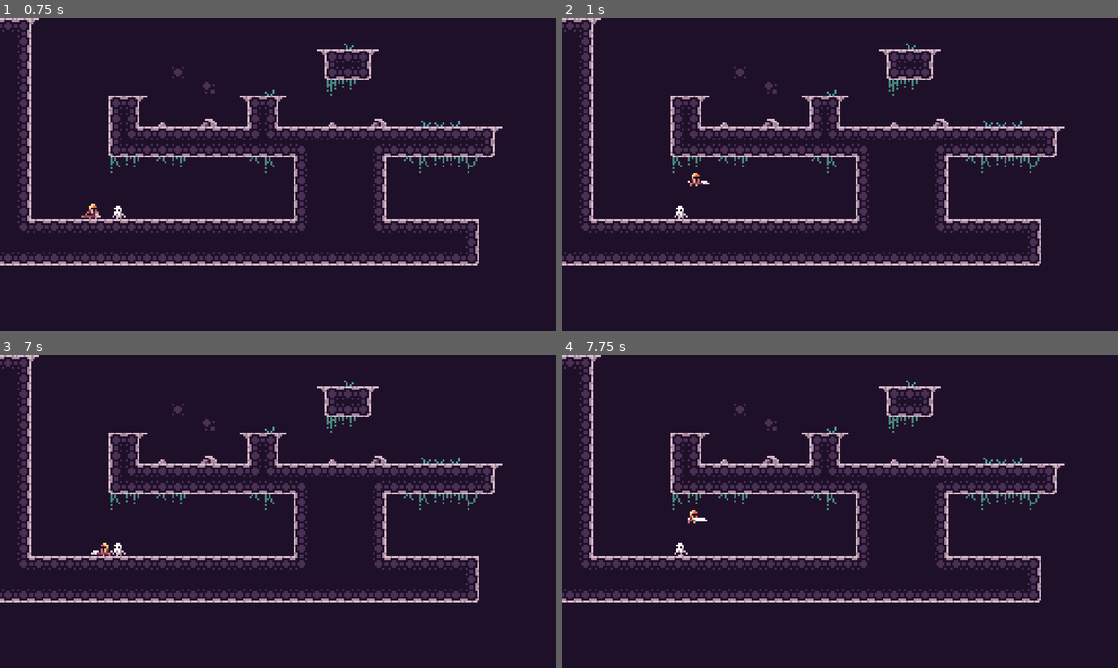
Above: before the commit, frames 1-4 (two rows, left to right).
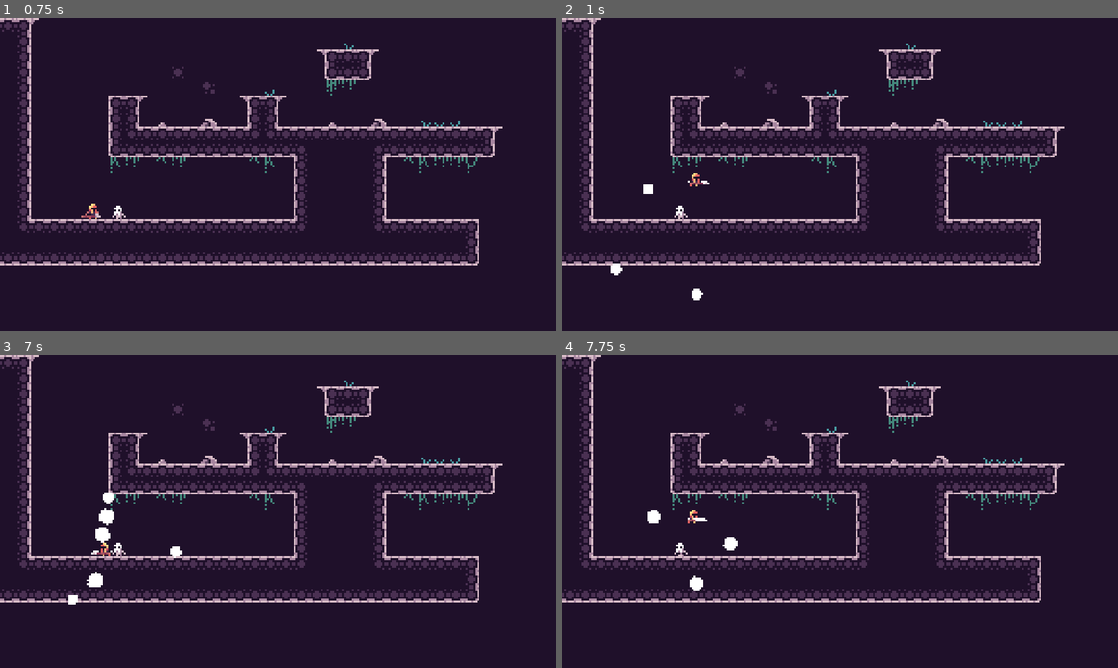
Above: after the commit, the same moments.

Repository: kjardine00/MetroidvaniaPuzzleGame
Game: Godot game, scene res://RoomBuilder/room_template.tscn
Same seed, same stepped clock (60 frames per second), same inputs: the game is played once before the commit and once after it. The project has no main scene, so this scene is started directly.
Inputs:
- Up to frame 1 (0.75 s): hold D (move_right) from 0.53 s (still down); hold J (attack) from 0.53 s (still down)
- Up to frame 2 (1 s): keep holding D (move_right); keep holding J (attack); tap K (jump) at 0.77 s
- Up to frame 3 (7 s): release J (attack) at 1.28 s; tap J (attack) every 1.5 s from 1.35 to 5.85 s; tap K (jump) at 1.52, 3.02, 3.77, 4.52, 6.02, 6.77 s; release D (move_right) at 2.03 s; hold A (move_left) 2.03-2.78 s; hold J (attack) 2.03-2.78 s; hold D (move_right) 2.78-4.28 s; hold J (attack) 3.53-4.28 s; hold A (move_left) 4.28-5.03 s; hold D (move_right) 5.03-5.78 s; hold J (attack) 5.03-5.78 s; hold A (move_left) from 5.78 s (still down); hold J (attack) from 6.53 s (still down)
- Up to frame 4 (7.75 s): release A (move_left) at 7.28 s; release J (attack) at 7.28 s; hold D (move_right) from 7.28 s (still down); tap J (attack) at 7.35 s; tap K (jump) at 7.52 s

Frame 1 is identical in both runs. In frame 2, 0.2% of the frame differs, in the area x 8-26%, y 53-91%; in frame 3, 0.5%, in the area x 12-33%, y 44-80%; in frame 4, 0.3%.

Commit message:
feat: particle system

Diff:
--- a/RoomBuilder/Enemies/skeleton.gd
+++ b/RoomBuilder/Enemies/skeleton.gd
@@ -1,4 +1,6 @@
 extends Node2D
+
+const PARTICLE_BURST_EFFECT: PackedScene = preload("res://splatter_particle_burst.tscn")
 
 @export var sprite: Sprite2D
 @export var hurtbox: Hurtbox
@@ -15,6 +17,9 @@
 func _ready() -> void:
 
 	hurtbox.hurt.connect(func(other_hitbox: Hitbox):
+		var spark_particle = PARTICLE_BURST_EFFECT.instantiate()
+		get_tree().current_scene.add_child(spark_particle)
+		spark_particle.global_position = sprite.global_position
 		stats.health -= other_hitbox.damage
 		fx_anim_player.play("hit_flash")
 		shaker.shake(2.0, 0.2)
--- a/RoomBuilder/Enemies/skeleton.tscn
+++ b/RoomBuilder/Enemies/skeleton.tscn
@@ -8,7 +8,7 @@
 
 [sub_resource type="Resource" id="Resource_odsce"]
 script = ExtResource("2_ggwlw")
-health = 5.0
+health = 50.0
 metadata/_custom_type_script = "uid://dtvpenjhn13ue"
 
 [sub_resource type="CapsuleShape2D" id="CapsuleShape2D_c8y8m"]
--- /dev/null
+++ b/splatter_particle_burst.tscn
@@ -0,0 +1,30 @@
+[gd_scene load_steps=6 format=3 uid="uid://cdcww254602ik"]
+
+[ext_resource type="Texture2D" uid="uid://cp6uyncct6ytx" path="res://Assets/Particles/CircleParticle-16.png" id="1_bd6vl"]
+[ext_resource type="Script" uid="uid://mycq10rxc3dq" path="res://particle_burst.gd" id="2_671xx"]
+
+[sub_resource type="Curve" id="Curve_6r0tt"]
+_data = [Vector2(0, 0.600272), 0.0, 0.0, 0, 0, Vector2(1, 0.287211), 0.0, 0.0, 0, 0]
+point_count = 2
+
+[sub_resource type="CurveTexture" id="CurveTexture_em8ii"]
+curve = SubResource("Curve_6r0tt")
+
+[sub_resource type="ParticleProcessMaterial" id="ParticleProcessMaterial_8hawx"]
+particle_flag_align_y = true
+particle_flag_disable_z = true
+emission_shape = 1
+emission_sphere_radius = 8.0
+spread = 180.0
+initial_velocity_min = 50.0
+initial_velocity_max = 200.0
+gravity = Vector3(0, 98, 0)
+scale_curve = SubResource("CurveTexture_em8ii")
+
+[node name="SplatterParticleBurst" type="GPUParticles2D"]
+amount = 3
+texture = ExtResource("1_bd6vl")
+lifetime = 0.3
+process_material = SubResource("ParticleProcessMaterial_8hawx")
+script = ExtResource("2_671xx")
+metadata/_custom_type_script = "uid://mycq10rxc3dq"
Binary file added: Assets/Particles/CircleParticle-16.png
Not shown, added: Assets/Particles/CircleParticle-16.png.import
Not shown, changed: Assets/.DS_Store
